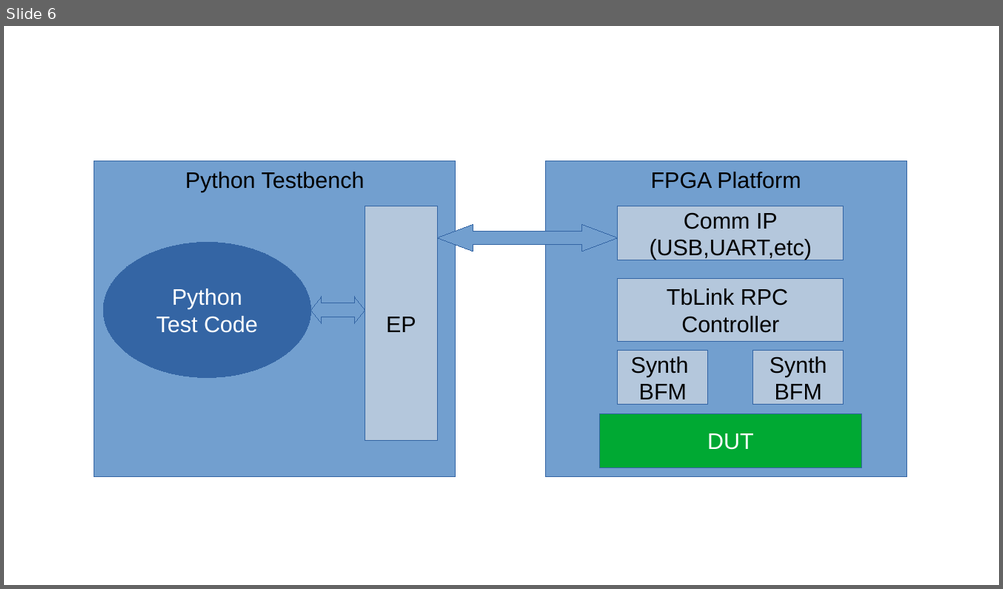
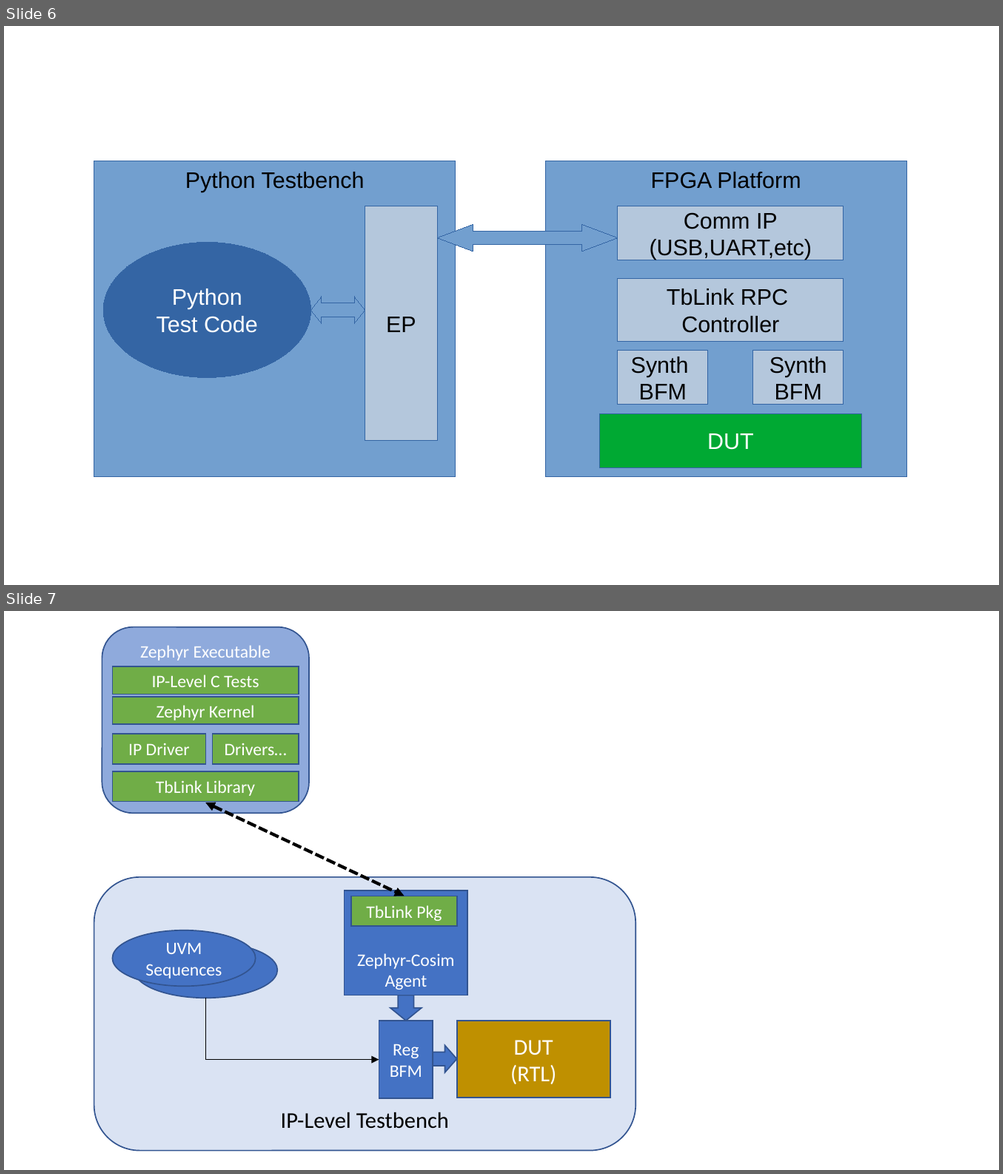
Before and after one commit to tblink-rpc/tblink-rpc-docs, a slide deck: doc/imgs/tblink_rpc_arch.odp. Shown one above the other, each under a label of ours: slide 6 before the commit, slides 6 and 7 after it. The pictures are 1003x589 and 1003x1174 pixels, drawn with LibreOffice and Linux fonts; fonts in the diff are those of the drawing. Boxes give left, top, right and bottom in pixels: in the first picture for what was removed or moved away, otherwise in the second. Text is boxed around its words. In the diff, an @@ line names an element or a change of style, - is before the commit and + after.

```diff
--- a/doc/imgs/tblink_rpc_arch.odp
+++ b/doc/imgs/tblink_rpc_arch.odp
@@ slide 7 added at [4,611,999,1170], background #FFFFFF @@
@@ rounded rectangle added at [102,627,309,813], fill #8FAADC, outline #325490 0.99 pt, 14 pt, text #FFFFFF @@
+Zephyr Executable
@@ rectangle added at [112,667,299,695], fill #70AD47, outline #325490 0.99 pt, 14 pt, text #FFFFFF @@
+IP-Level C Tests
@@ rectangle added at [112,697,299,725], fill #70AD47, outline #325490 0.99 pt, 14 pt, text #FFFFFF @@
+Zephyr Kernel
@@ rectangle added at [112,734,206,764], fill #70AD47, outline #325490 0.99 pt, 14 pt, text #FFFFFF @@
+IP Driver
@@ rectangle added at [213,734,299,764], fill #70AD47, outline #325490 0.99 pt, 14 pt, text #FFFFFF @@
+Drivers…
@@ rectangle added at [112,772,299,803], fill #70AD47, outline #325490 0.99 pt, 14 pt, text #FFFFFF @@
+TbLink Library
@@ double arrow added from (205, 803) to (404, 896), #000000 2.49 pt dashed @@
@@ rounded rectangle added at [94,877,636,1150], fill #DAE3F3, outline #325490 0.99 pt, 18 pt, text #000000 @@
+IP-Level Testbench
@@ rectangle added at [344,891,468,996], fill #4472C4, outline #325490 0.99 pt, 14 pt, text #FFFFFF @@
+Zephyr-Cosim Agent
@@ rectangle added at [352,896,457,927], fill #70AD47, outline #325490 0.99 pt, 14 pt, text #FFFFFF @@
+TbLink Pkg
@@ ellipse added at [112,931,256,986], fill #4472C4, outline #325490 0.99 pt, 14 pt, text #FFFFFF @@
+UVM Sequences
@@ ellipse added at [134,943,278,998], fill #4472C4, outline #325490 0.99 pt @@
@@ elbow arrow added from (206, 998) to (378, 1060), #000000 0.99 pt @@
@@ down arrow added at [390,996,422,1021], fill #4472C4, outline #325490 0.99 pt @@
@@ rectangle added at [379,1021,434,1099], fill #4472C4, outline #325490 0.99 pt, 14 pt, text #FFFFFF @@
+Reg BFM
@@ rectangle added at [457,1021,611,1099], fill #BF9000, outline #325490 0.99 pt, 18 pt, text #FFFFFF @@
+DUT
+(RTL)
@@ right arrow added at [432,1046,457,1073], fill #4472C4, outline #325490 0.99 pt @@
```
Also in this commit, not shown: 1 slide changed, 3 other files.
